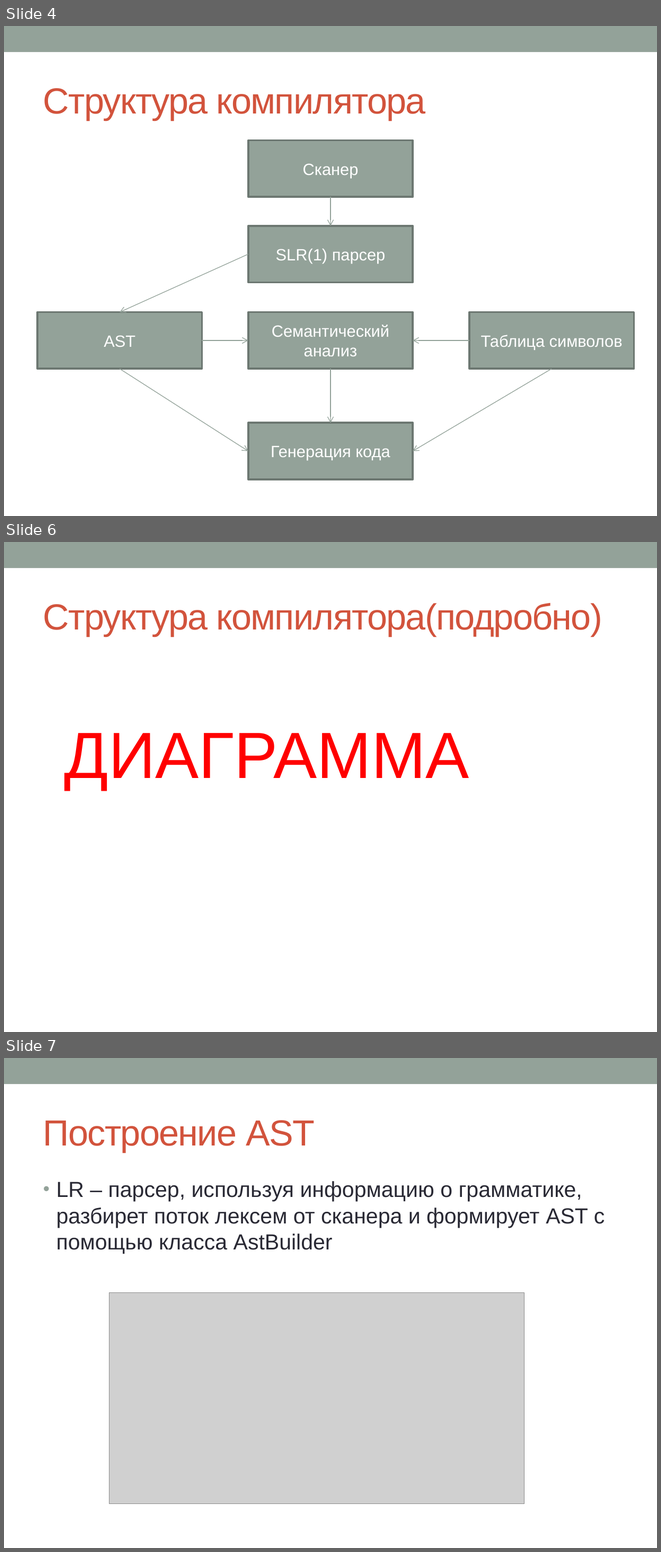
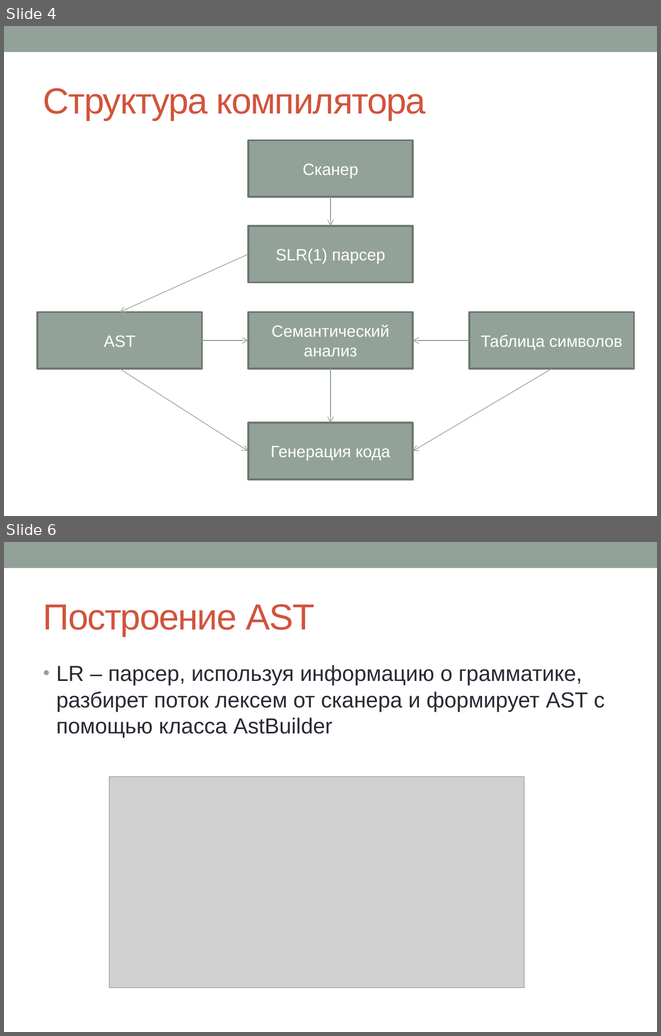
Before and after one commit to nikita-vanyasin/compiler, a slide deck: docs/Py.pptx. Shown one above the other, each under a label of ours: slides 4, 6 and 7 before the commit, slides 4 and 6 after it; the slides between them are not shown. The pictures are 661x1552 and 661x1036 pixels, drawn with LibreOffice and Linux fonts; fonts in the diff are those of the drawing; grey boxes stand for pictures. Boxes give left, top, right and bottom in pixels: in the first picture for what was removed or moved away, otherwise in the second. Text is boxed around its words. In the diff, an @@ line names an element or a change of style, - is before the commit and + after.

```diff
--- a/docs/Py.pptx
+++ b/docs/Py.pptx
@@ slide 6 removed at bbox=[4, 542, 657, 1032], background #FFFFFF; not listed: 1 template element that a slide beside it also shows @@
@@ title removed at bbox=[43, 603, 602, 636] @@
-Структура компилятора(подробно)
@@ text removed at bbox=[64, 733, 469, 790] @@
-ДИАГРАММА
@@ what was slide 7 is now slide 6 @@
```
Also in this commit, not shown: 2 slides changed, 1 slide added, 6 other files.
